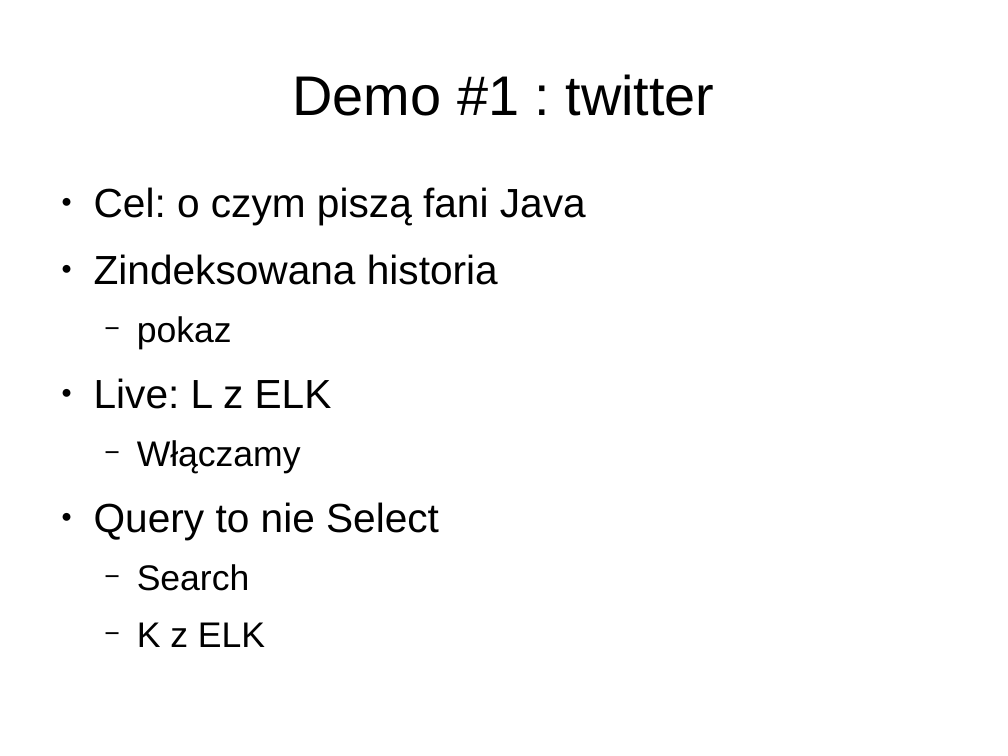
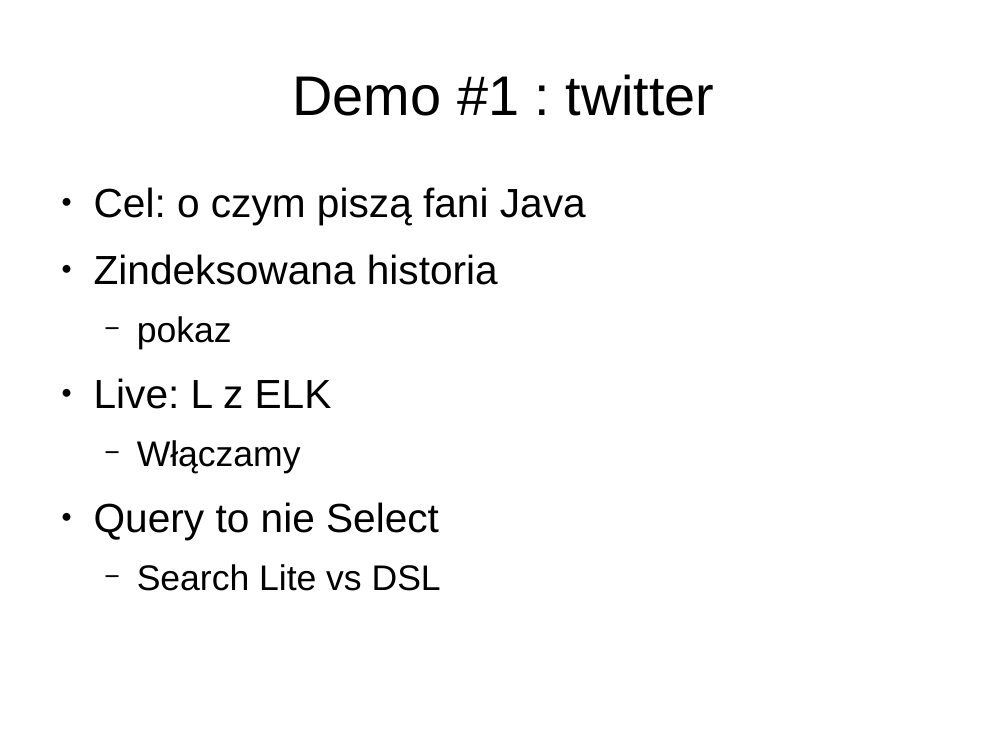
Before and after one commit to lukaszkuczynski/nieszukaj, a slide deck: slide 18 of znajduj.odp. Drawn at 1008x756 pixels with LibreOffice and Linux fonts; fonts in the diff are those of the drawing. Boxes give left, top, right and bottom in pixels: in the first picture for what was removed or moved away, otherwise in the second. Text is boxed around its words. In the diff, an @@ line names an element or a change of style, - is before the commit and + after.

```diff
--- a/znajduj.odp
+++ b/znajduj.odp
@@ text at (x1=137, y1=564, x2=441, y2=591): text changed @@
-  − Search
-  − K z ELK
+  − Search Lite vs DSL
```
Also in this commit, not shown: 6 other slides changed, 8 slides added, 1 slide removed, 1 other file.
